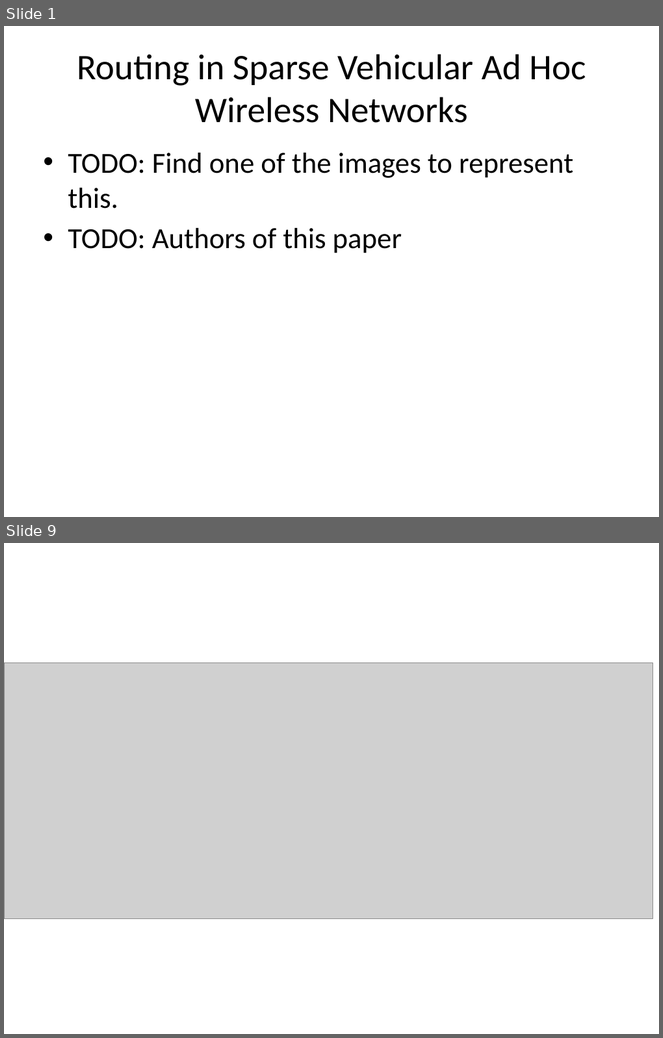
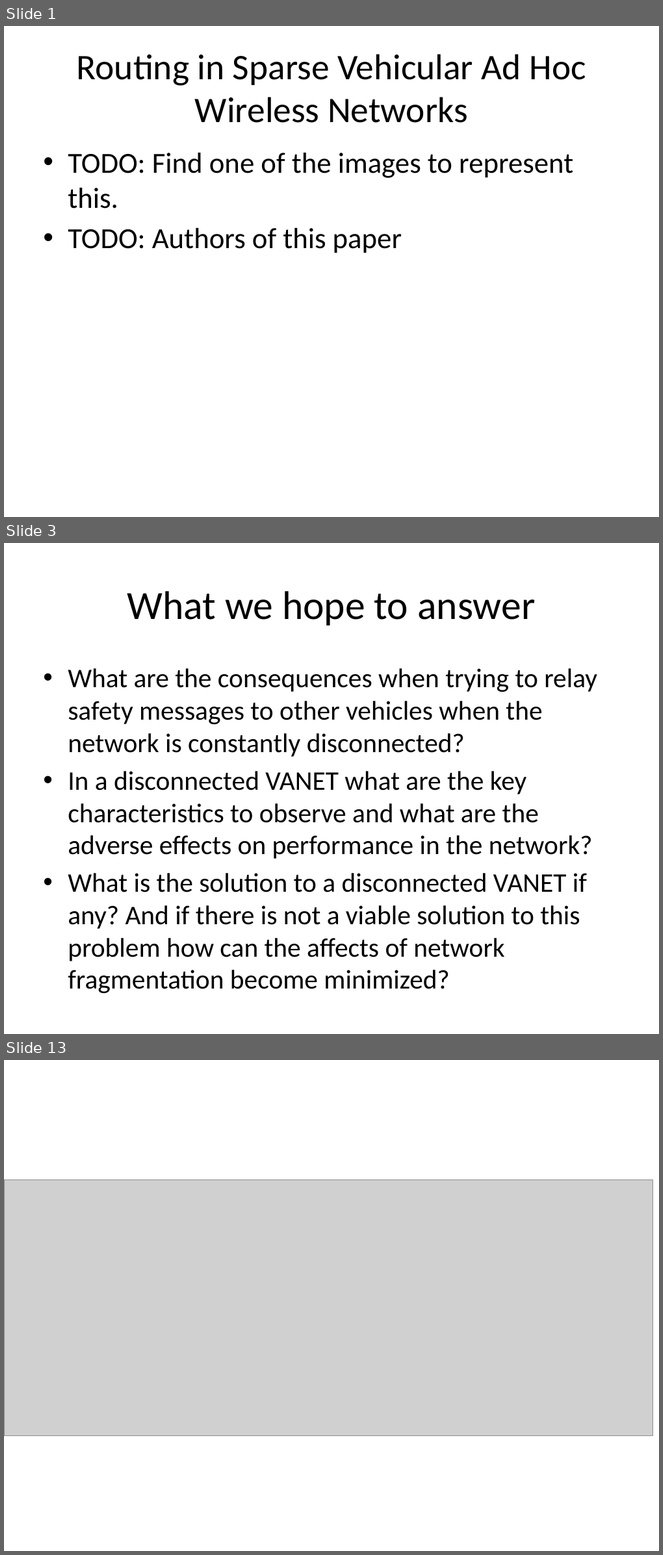
Before and after one commit to f33losopher/EEMaster_VANET, a slide deck: VANET_Felix.pptx. Shown one above the other, each under a label of ours: slides 1 and 9 before the commit, slides 1, 3 and 13 after it; the slides between them are not shown. The pictures are 663x1038 and 663x1555 pixels, drawn with LibreOffice and Linux fonts; fonts in the diff are those of the drawing; grey boxes stand for pictures. Boxes give left, top, right and bottom in pixels: in the first picture for what was removed or moved away, otherwise in the second. Text is boxed around its words. In the diff, an @@ line names an element or a change of style, - is before the commit and + after.

```diff
--- a/VANET_Felix.pptx
+++ b/VANET_Felix.pptx
@@ slide 3 added at box(4, 543, 659, 1034), background #FFFFFF @@
@@ title added at box(128, 591, 535, 626), 44 pt, text #000000 @@
+What we hope to answer
@@ text added at box(68, 668, 597, 993), 29.6 pt, text #000000 @@
+• What are the consequences when trying to relay safety messages to other vehicles when the network is constantly disconnected?
+• In a disconnected VANET what are the key characteristics to observe and what are the adverse effects on performance in the network?
+• What is the solution to a disconnected VANET if any? And if there is not a viable solution to this problem how can the affects of network fragmentation become minimized?
@@ what was slide 9 is now slide 13 @@
```
Also in this commit, not shown: 10 other slides added, 7 slides removed, 2 other files.
